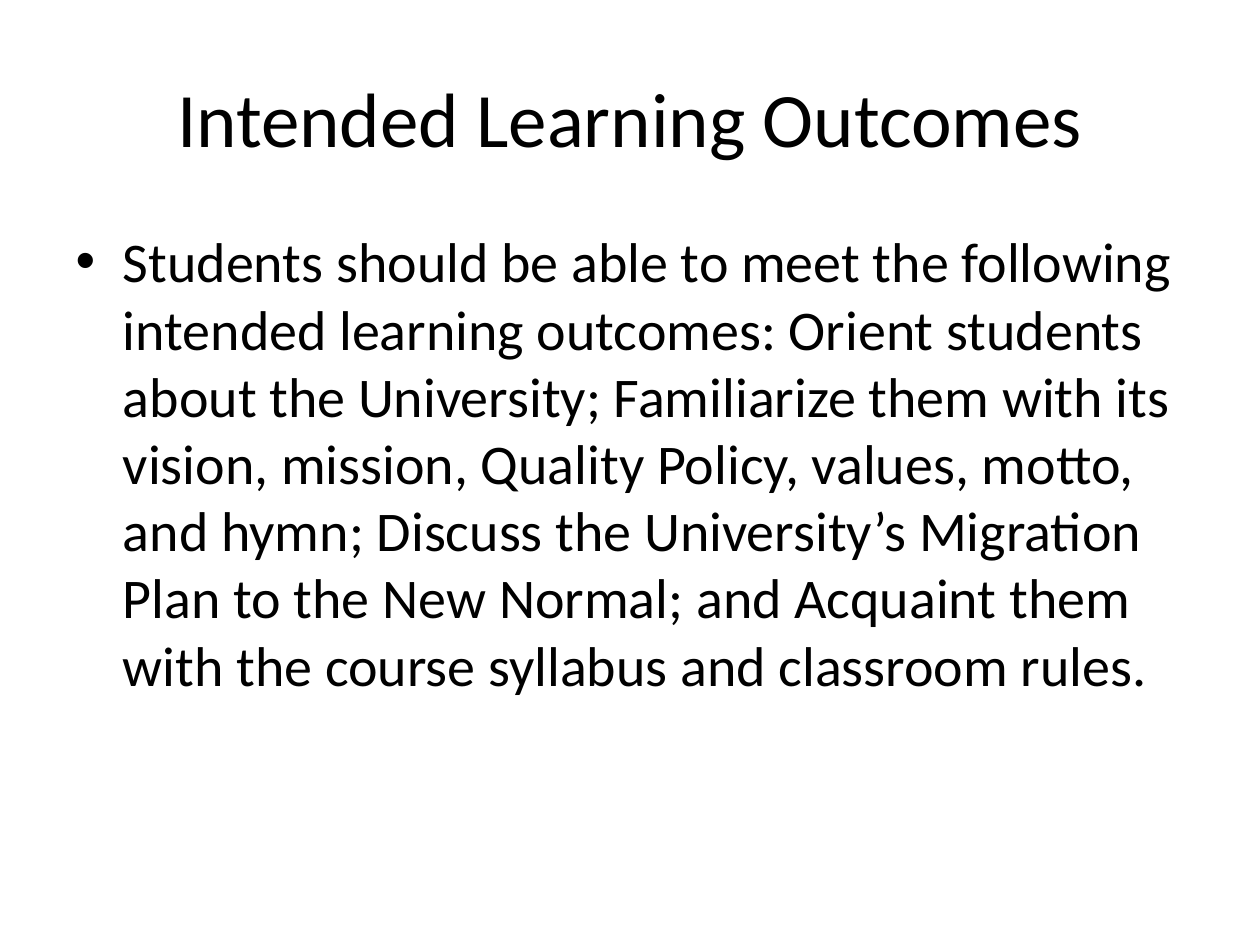
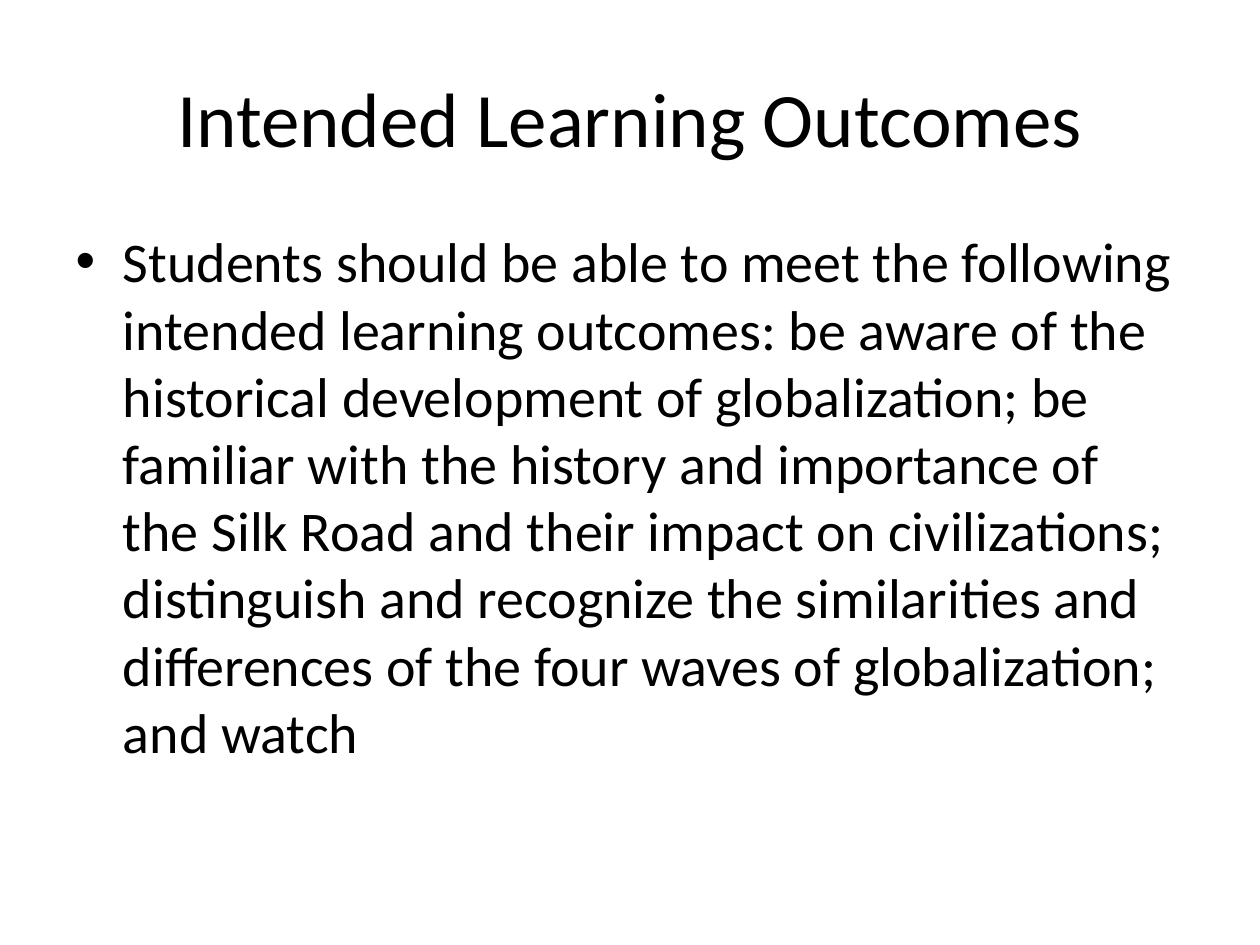
Before and after one commit to ReiJ0J0/PresentFlow_UI, a slide deck: slide 6 of generated/generated_presentation.pptx. Drawn at 1260x945 pixels with LibreOffice and Linux fonts; fonts in the diff are those of the drawing. Boxes give left, top, right and bottom in pixels: in the first picture for what was removed or moved away, otherwise in the second. Text is boxed around its words. In the diff, an @@ line names an element or a change of style, - is before the commit and + after.

```diff
--- a/generated/generated_presentation.pptx
+++ b/generated/generated_presentation.pptx
@@ text at bbox=[123, 243, 1171, 754]: text changed @@
-• Students should be able to meet the following intended learning outcomes: Orient students about the University; Familiarize them with its vision, mission, Quality Policy, values, motto, and hymn; Discuss the University’s Migration Plan to the New Normal; and Acquaint them with the course syllabus and classroom rules.
+• Students should be able to meet the following intended learning outcomes: be aware of the historical development of globalization; be familiar with the history and importance of the Silk Road and their impact on civilizations; distinguish and recognize the similarities and differences of the four waves of globalization; and watch
```
Also in this commit, not shown: 11 other slides changed, 39 slides added, 38 slides removed, 4 other files.
